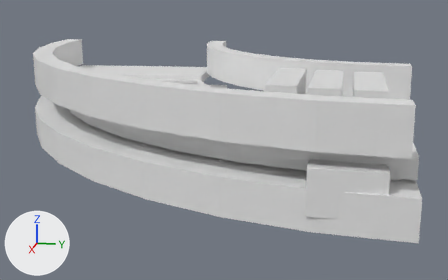
Before and after pictures for a commit that changed the glTF model assets/source/infrastructure/directorate/conveyors/models/curve_90_right/congested_lod1.glb.
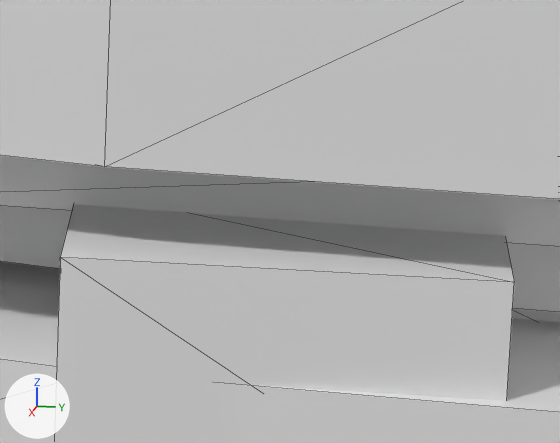
Old and new are each drawn whole from a 50 mm camera at (0.5664, -0.034, 0.3981) aimed at (0.1479, -0.1177, 0.2935) and again close up on the part from 66% to 89% of the width and 43% to 72% of the height. The lights are fixed; the arrows at lower left show +X, +Y and +Z. The first two pictures are the older version. The close-ups show mesh edges as thin lines. Vertices at exactly the same position are counted once.

The scene before the commit, as lines of its bpy script (objects in view):
```python
me_congested_lod1 = bpy.data.meshes.new('congested_lod1')
me_congested_lod1.from_pydata(...)  # 424 vertices, 740 faces; spans x -0.005..0.3, y -0.3..0.005, z 0.289..0.35
ob_congested_lod1 = bpy.data.objects.new('congested_lod1', me_congested_lod1)
ob_congested_lod1.location = (0.0, 0.0, 0.0)
```
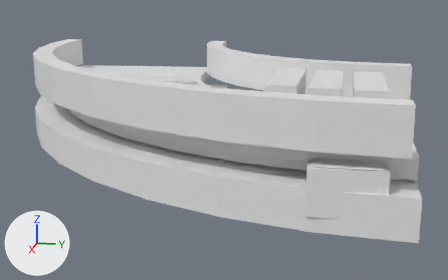
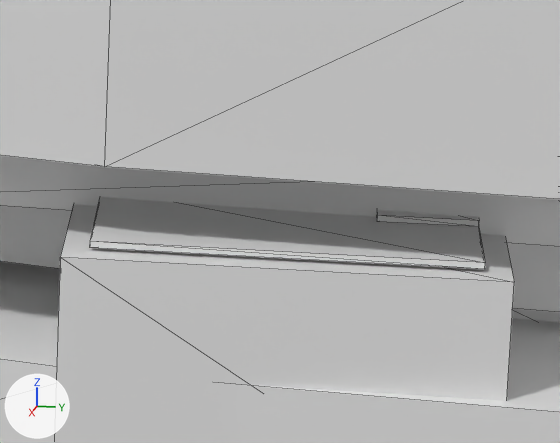
What differs and where, as boxes [x1, y1, x2, y2] in the close-ups (560 x 443 px):
part 1 of me_congested_lod1, added
    after: [89, 197, 485, 269]
part 2 of me_congested_lod1, added
    after: [376, 210, 479, 227]

The edits, one by one:
me_congested_lod1 is used by ob_congested_lod1; location (0.0, 0.0, 0.0).
me_congested_lod1 had 424 vertices, 740 faces and spanned x -0.005..0.3, y -0.3..0.005, z 0.289..0.35.
me_congested_lod1 now has 440 vertices, 764 faces and spans x -0.005..0.3, y -0.3..0.005, z 0.289..0.35.
me_congested_lod1 part 1: a new loose piece, a box spanning x 0.27778..0.295, y -0.04778..-0.01611, z 0.31972..0.32028.
me_congested_lod1 part 2: a new loose piece, a box spanning x 0.27778..0.28444, y -0.02444..-0.01611, z 0.32033..0.32089.
